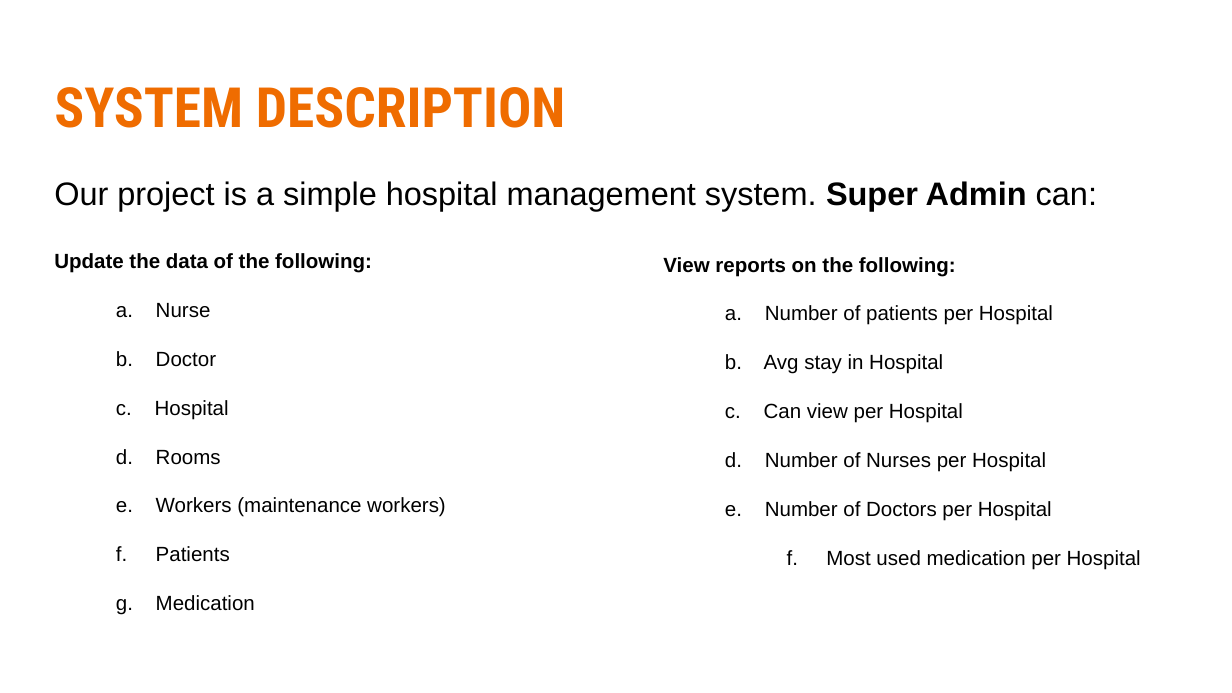
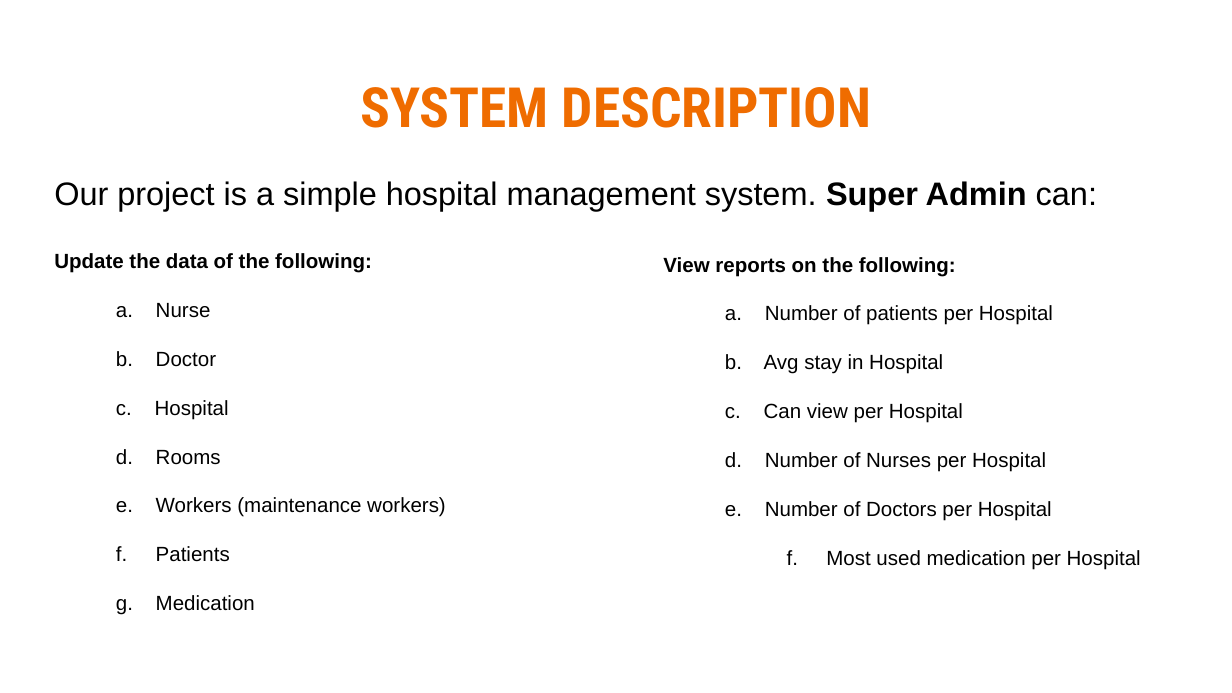
Before and after one commit to PalaciosYoan/Hospital_Management_System, a slide deck: slide 2 of Phase_1/Phase1.pptx. Drawn at 1232x693 pixels with LibreOffice and Linux fonts; fonts in the diff are those of the drawing. Boxes give left, top, right and bottom in pixels: in the first picture for what was removed or moved away, otherwise in the second. Text is boxed around its words. In the diff, an @@ line names an element or a change of style, - is before the commit and + after.

```diff
--- a/Phase_1/Phase1.pptx
+++ b/Phase_1/Phase1.pptx
@@ title "SYSTEM DESCRIPTION" at (360, 87, 872, 128): alignment left to centre @@
```
Also in this commit, not shown: 1 other slide changed.
